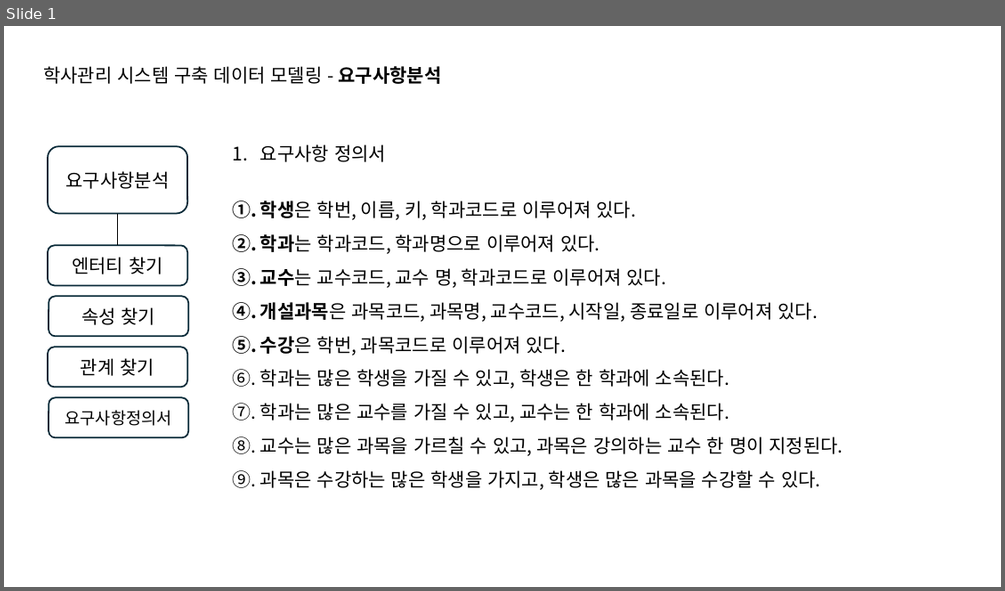
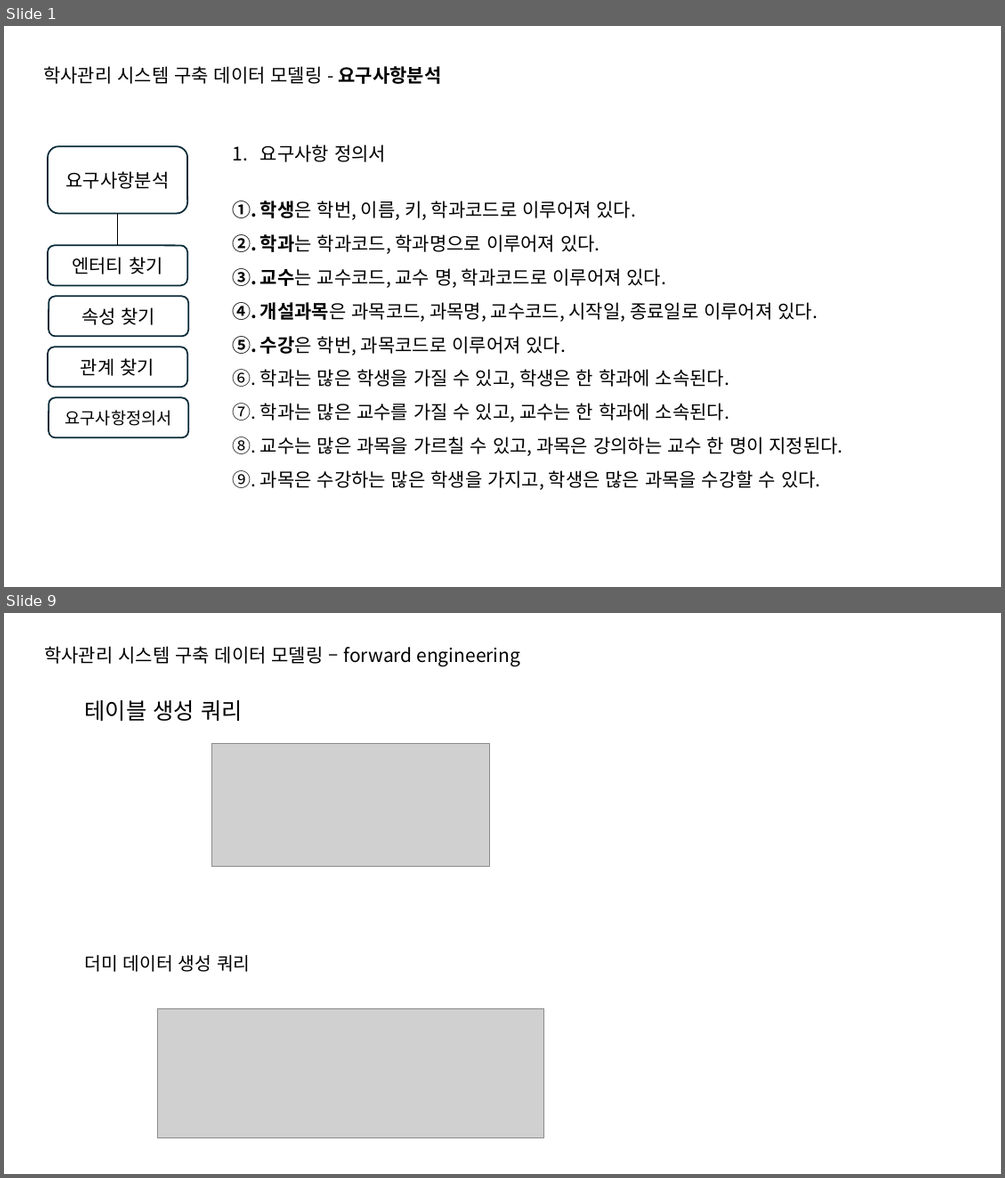
Before and after one commit to intrager/erd-practice, a slide deck: academic_management/RequirementsAnalysis_drawingERD.pptx. Shown one above the other, each under a label of ours: slide 1 before the commit, slides 1 and 9 after it; the slides between them are not shown. The pictures are 1005x591 and 1005x1178 pixels, drawn with LibreOffice and Linux fonts; fonts in the diff are those of the drawing; grey boxes stand for pictures. Boxes give left, top, right and bottom in pixels: in the first picture for what was removed or moved away, otherwise in the second. Text is boxed around its words. In the diff, an @@ line names an element or a change of style, - is before the commit and + after.

```diff
--- a/academic_management/RequirementsAnalysis_drawingERD.pptx
+++ b/academic_management/RequirementsAnalysis_drawingERD.pptx
@@ slide 9 added at (4, 613, 1001, 1174), background #FFFFFF @@
@@ text added at (44, 646, 521, 666), 18 pt, text #000000 @@
+학사관리 시스템 구축 데이터 모델링 – forward engineering
@@ text added at (84, 700, 243, 721), 21.7 pt, text #000000 @@
+테이블 생성 쿼리
@@ picture added at (212, 743, 490, 866) @@
@@ text added at (84, 955, 251, 972), 17.5 pt, text #000000 @@
+더미 데이터 생성 쿼리
@@ picture added at (157, 1008, 544, 1138) @@
```
Also in this commit, not shown: 1 slide changed, 13 other slides added, 2 other files.
